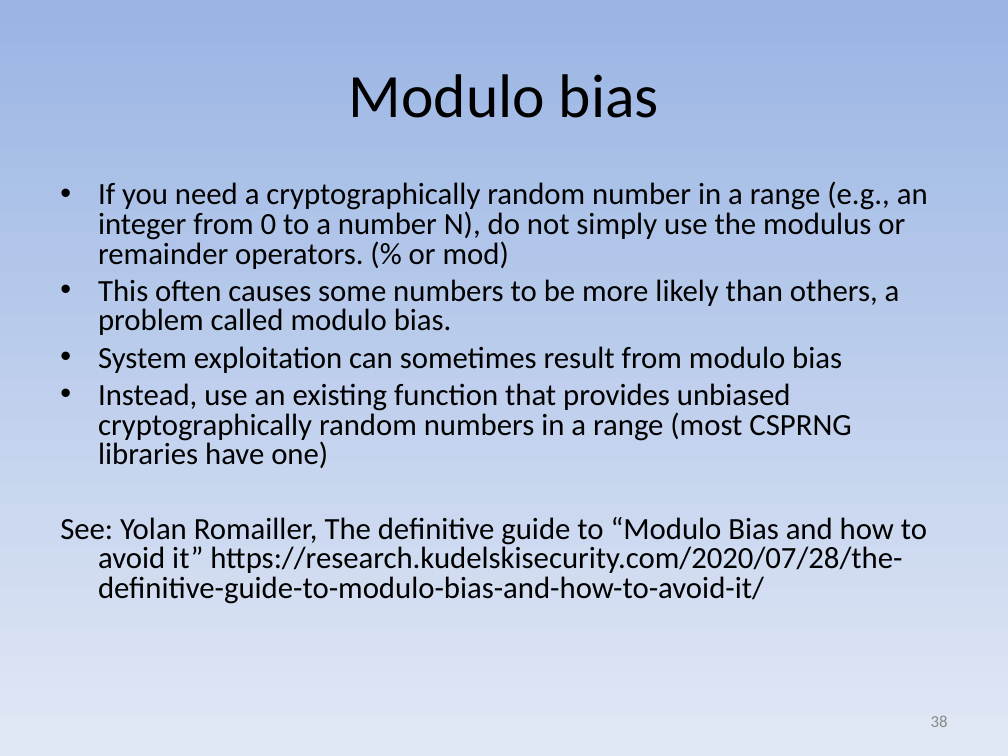
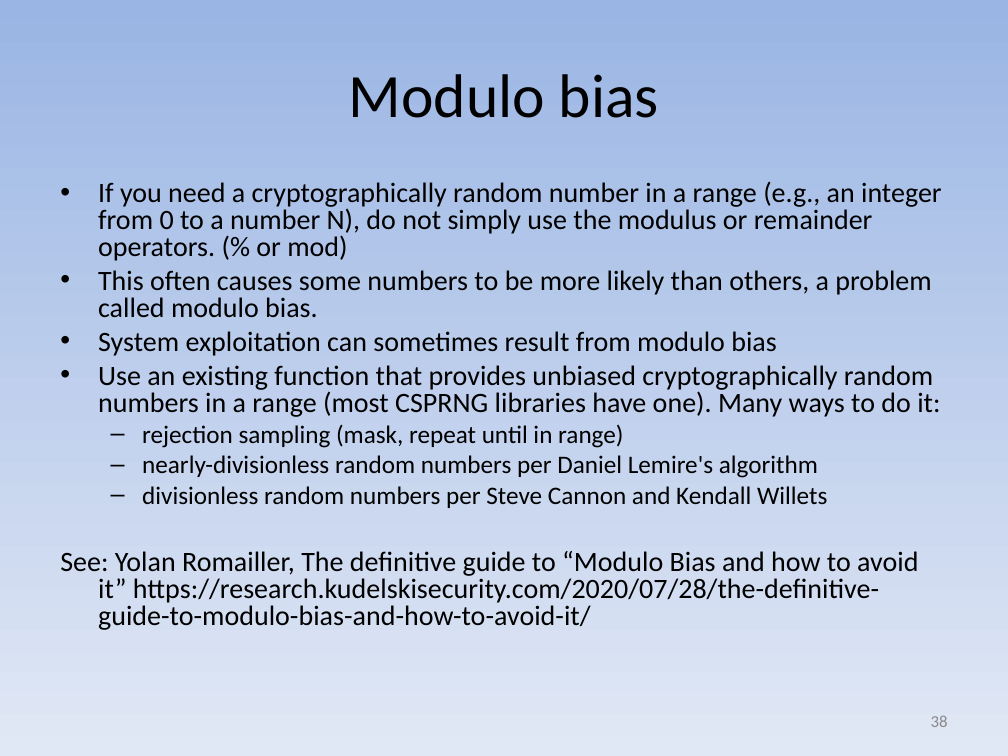
Before and after one commit to david-a-wheeler/david-a-wheeler.github.io, a slide deck: slide 38 of secure-class/presentations/Secure-Software-7-Cryptography.ppt. Drawn at 1008x756 pixels with LibreOffice and Linux fonts; fonts in the diff are those of the drawing. Boxes give left, top, right and bottom in pixels: in the first picture for what was removed or moved away, otherwise in the second. Text is boxed around its words. In the diff, an @@ line names an element or a change of style, - is before the commit and + after.

Commit message:
Add list of implementation methods to counter modulo bias

```diff
--- a/secure-class/presentations/Secure-Software-7-Cryptography.ppt
+++ b/secure-class/presentations/Secure-Software-7-Cryptography.ppt
@@ text at (60, 182, 942, 630): size 22 to 20 pt in "If you need a cryptographically random number ...", "This often causes some numbers to be ...", "System exploitation can sometimes result from modulo ...", "See: Yolan Romailler, The definitive guide to ..." @@
@@ text at (98, 365, 940, 508): text changed; size 22 to 18 pt @@
-• Instead, use an existing function that provides unbiased cryptographically random numbers in a range (most CSPRNG libraries have one)
+• Use an existing function that provides unbiased cryptographically random numbers in a range (most CSPRNG libraries have one). Many ways to do it:
+  – rejection sampling (mask, repeat until in range)
+  – nearly-divisionless random numbers per Daniel Lemire's algorithm
+  – divisionless random numbers per Steve Cannon and Kendall Willets
```
Also in this commit, not shown: 1 other slide changed.
